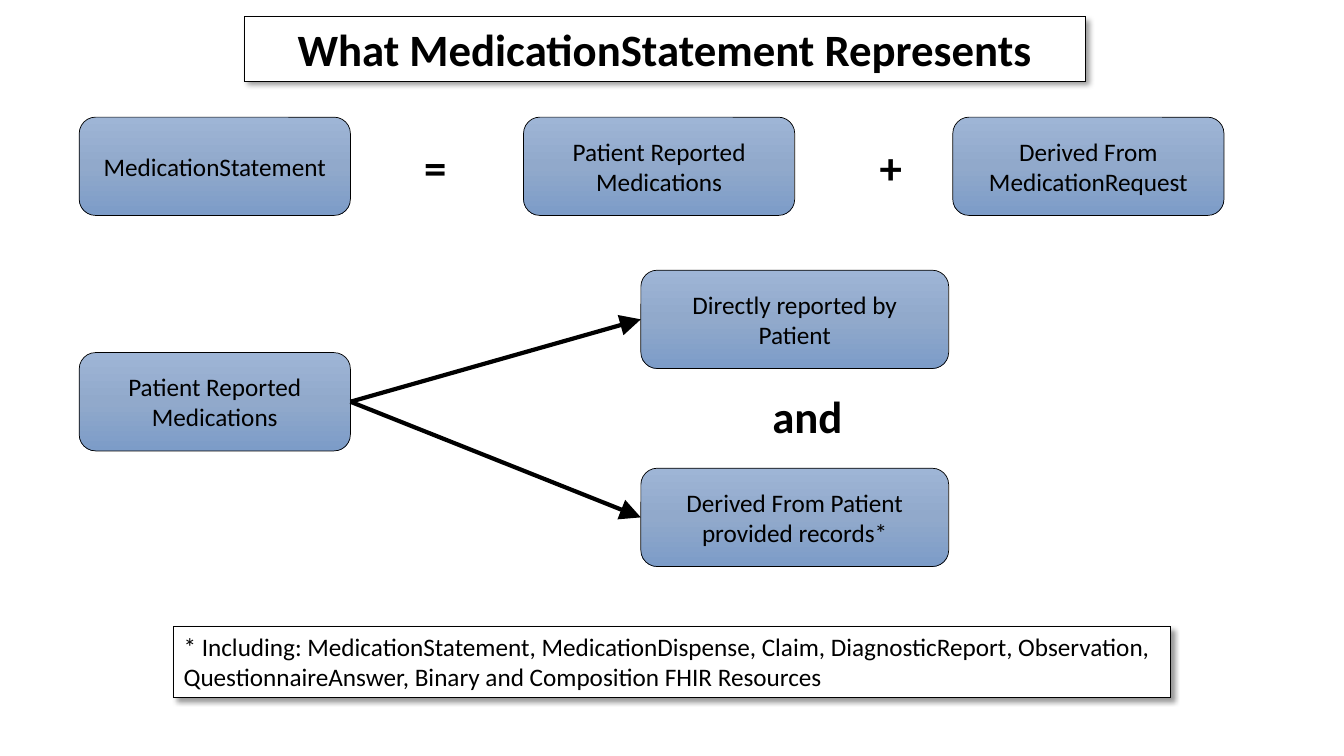
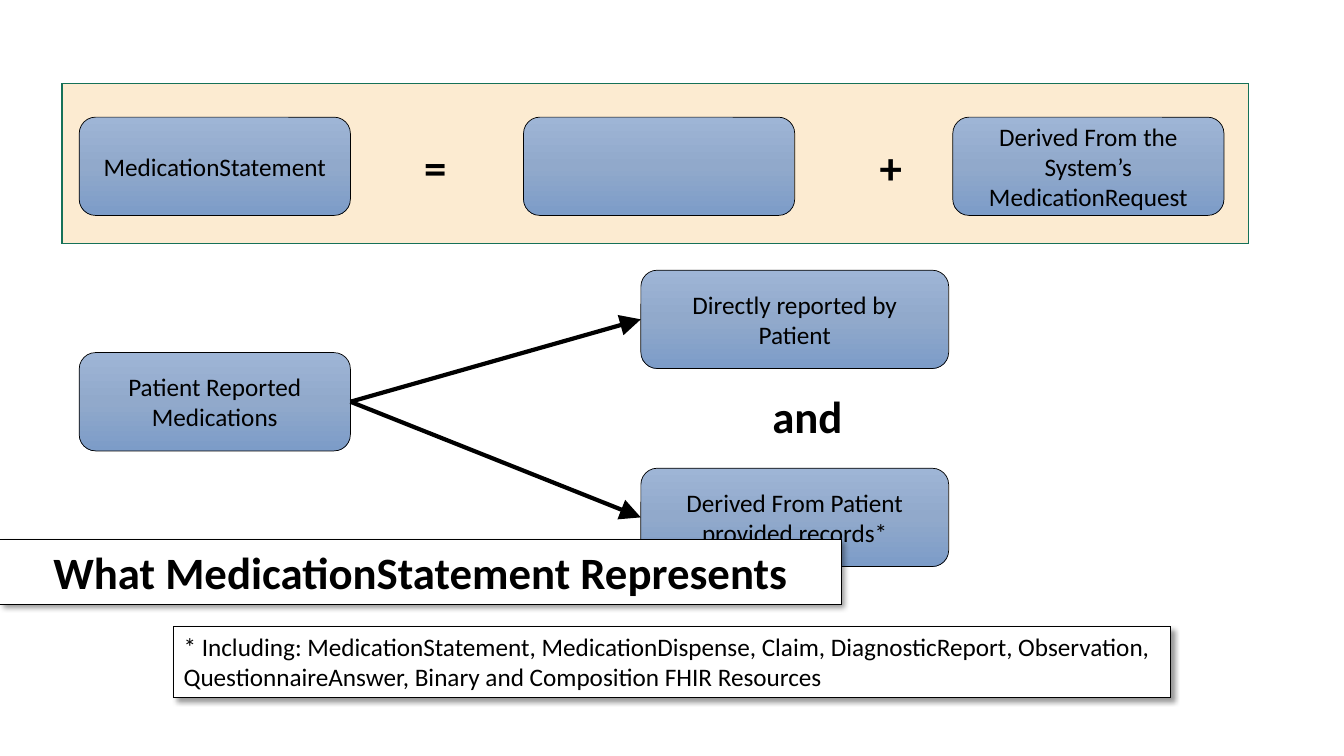
Before and after one commit to HL7/FHIR-ONC-Meds, a slide deck: slide 3 of Presentation1.pptx (slide 2 before the commit). Drawn at 1344x756 pixels with LibreOffice and Linux fonts; fonts in the diff are those of the drawing. Boxes give left, top, right and bottom in pixels: in the first picture for what was removed or moved away, otherwise in the second. Text is boxed around its words. In the diff, an @@ line names an element or a change of style, - is before the commit and + after.

```diff
--- a/Presentation1.pptx
+++ b/Presentation1.pptx
@@ rectangle added at [63,84,1249,243], fill #FCEBD1, outline #157259 1 pt @@
@@ text in rounded rectangle at [573,143,746,191]: text removed @@
-Patient Reported Medications
@@ text in rounded rectangle at [989,128,1188,210]: text changed @@
-Derived From MedicationRequest
+Derived From the System’s MedicationRequest
@@ rectangle "What MedicationStatement Represents": place and size @@
-rectangle "What MedicationStatement Represents" at [244,17,1086,82]
+rectangle "What MedicationStatement Represents" at [0,539,842,604]
```
Also in this commit, not shown: 1 other slide changed, 2 slides added, 31 other files.
